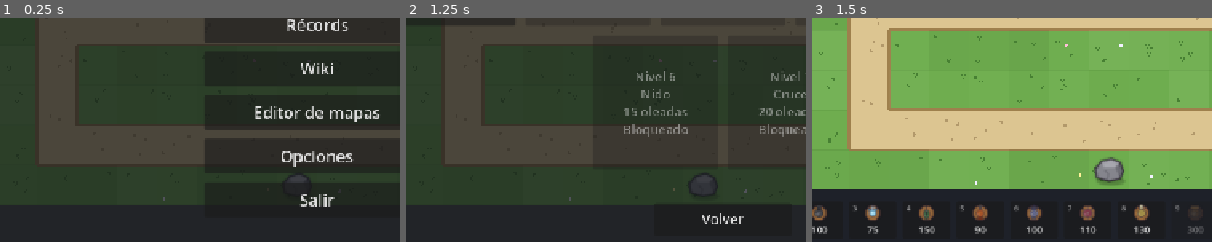
Above: before the commit, frames 1-3 (left to right).
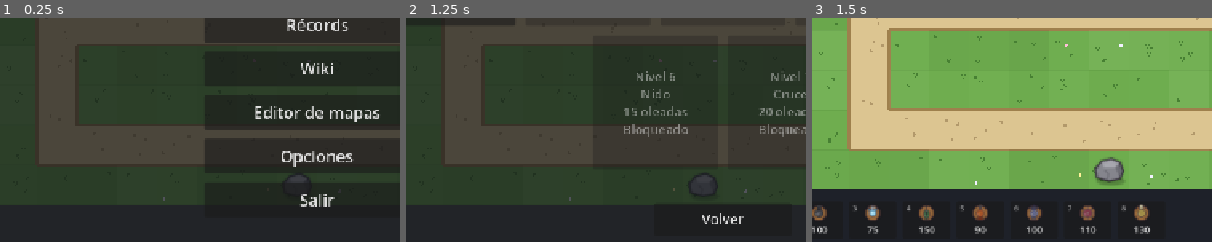
Above: after the commit, the same moments.

Repository: pasaporteN25/MonstersAndCanons
Game: Godot game, scene res://scenes/ui/main_menu.tscn
The game is run twice, just before and just after one commit, with the same random seed, the same clock (stepped at 60 frames per second) and the same inputs.
Inputs:
- Up to frame 1 (0.25 s): no input
- Up to frame 2 (1.25 s): click "Jugar" at 0.5 s
- Up to frame 3 (1.5 s): click "Nivel 1 Pradera 10 oleadas ¡J…" at 1.25 s
The pictures show only the part of the screen within x 10-60%, y 49-99%; the shares and areas given below are measured in that part.

Frames 1-2 are identical in both runs. In frame 3, 0.2% of the frame differs, in the area x 90-98%, y 83-97%.

Commit message:
T142: el Mortero es una torre reservada: solo los niveles con torres_extra la tienen (D-045)
Co-Authored-By: Claude Sonnet 5.5 <noreply@anthropic.com>

Diff:
--- a/data/towers/mortar.tres
+++ b/data/towers/mortar.tres
@@ -45,4 +45,5 @@
 turret_texture = ExtResource("7_turret")
 projectile_texture = ExtResource("6_proj")
 footprint = 2
+reserved = true
 levels = Array[ExtResource("1_lvl")]([SubResource("Resource_l1"), SubResource("Resource_l2"), SubResource("Resource_l3")])
--- a/scenes/game/game.gd
+++ b/scenes/game/game.gd
@@ -26,6 +26,8 @@
 @export var balance: BalanceConfig
 ## Torres disponibles, en el orden de los botones y de las teclas 1, 2, 3…
 @export var tower_types: Array[TowerData] = []
+## RF-300: las torres de la barra en ESTE nivel (las comunes y las reservadas que el nivel habilita).
+var available_towers: Array[TowerData] = []
 
 var level: Level
 ## RF-251: solo existe si el mapa es más grande que 20×9 (hay que achicar el mundo para que entre).
@@ -80,14 +82,15 @@
 	spawner.enemy_spawned.connect(_on_enemy_spawned)
 	spawner.wave_finished.connect(session.complete_wave)
 
-	build_controller.setup(level, session, balance, tower_types, tower_container)
+	available_towers = level_data.available_towers(tower_types)
+	build_controller.setup(level, session, balance, available_towers, tower_container)
 	build_controller.tower_built.connect(_on_tower_built)
 	build_controller.tower_upgraded.connect(_on_tower_upgraded)
 	build_controller.tower_sold.connect(_on_tower_sold)
 	build_controller.selection_changed.connect(hud.show_selected_tower)
 	build_controller.placed_selection_changed.connect(_refresh_tower_panel.unbind(1))
 
-	hud.setup_towers(tower_types)
+	hud.setup_towers(available_towers)
 	hud.setup_waves(level_data.waves)  # RF-133, RF-135: antes de bind()
 	hud.tower_button_pressed.connect(build_controller.select)
 	hud.start_wave_pressed.connect(start_next_wave)
--- a/scripts/data/level_data.gd
+++ b/scripts/data/level_data.gd
@@ -12,6 +12,8 @@
 ## % de vida extra por oleada en ESTE nivel (RF-36). 0 = usar el de BalanceConfig.
 ## Los niveles largos necesitan un aumento menor, o el final sería imposible (D-019).
 @export var health_scale_percent_per_wave: int = 0
+## RF-300: ids de las torres reservadas que este nivel habilita (`"torres_extra"` del archivo).
+@export var extra_towers: PackedStringArray = []
 ## M15 (spec §7.11, RF-260): el paisaje del mapa. `pradera` = el de siempre.
 @export var theme: StringName = MapThemes.DEFAULT
 ## M15 (RF-262): letras extra del mapa. Cada una: {"dibujo": nombre del catálogo, "construible": bool}.
@@ -27,3 +29,12 @@
 func health_scale_percent(balance: BalanceConfig) -> int:
 	return health_scale_percent_per_wave if health_scale_percent_per_wave > 0 \
 		else balance.health_scale_percent_per_wave
+
+
+## RF-300: las torres que se ven en la barra de este nivel: todas las comunes y las reservadas que el nivel habilita.
+func available_towers(all_towers: Array[TowerData]) -> Array[TowerData]:
+	var result: Array[TowerData] = []
+	for tower: TowerData in all_towers:
+		if not tower.reserved or extra_towers.has(String(tower.id)):
+			result.append(tower)
+	return result
--- a/scripts/data/tower_data.gd
+++ b/scripts/data/tower_data.gd
@@ -19,5 +19,8 @@
 @export var projectile_texture: Texture2D
 ## RF-290: lado de la torre en casillas. 1 = una casilla (todas las de hoy), 2 = cuadrado de 2×2 (el Mortero).
 @export_range(1, 3) var footprint: int = 1
+## RF-300: una torre **reservada** no está en la barra de todos los niveles: solo en los que la habilitan
+## con `"torres_extra"` en su archivo (por ahora, el Mortero).
+@export var reserved: bool = false
 ## Un elemento por nivel: índice 0 = nivel 1.
 @export var levels: Array[TowerLevelData] = []
--- a/scripts/logic/level_draft.gd
+++ b/scripts/logic/level_draft.gd
@@ -74,6 +74,9 @@
 		draft.data["tema"] = source["tema"]
 	if source.get("leyenda") is Dictionary:
 		draft.data["leyenda"] = (source["leyenda"] as Dictionary).duplicate(true)
+	# RF-300: las torres extra se conservan tal cual (el editor todavía no las edita).
+	if source.get("torres_extra") is Array:
+		draft.data["torres_extra"] = (source["torres_extra"] as Array).duplicate()
 	# El orden de las claves del texto lo fija to_text(), no este diccionario.
 	return draft
 
@@ -384,6 +387,8 @@
 		for letter: Variant in legend.keys():
 			entries.append("    %s: %s" % [JSON.stringify(str(letter)), JSON.stringify(legend[letter])])
 		lines.append("  \"leyenda\": {\n" + ",\n".join(entries) + "\n  },")
+	if data.has("torres_extra"):
+		lines.append("  \"torres_extra\": %s," % JSON.stringify(data["torres_extra"]))
 	lines.append("  \"mapa\": [")
 	var map_rows: PackedStringArray = rows()
 	for y: int in map_rows.size():
--- a/scripts/logic/level_file.gd
+++ b/scripts/logic/level_file.gd
@@ -8,9 +8,10 @@
 const VERSION: int = 1
 const LEVELS_DIR: String = "res://data/levels/"
 const ENEMIES_DIR: String = "res://data/enemies/"
+const TOWERS_DIR: String = "res://data/towers/"
 const CAMPAIGN_PATH: String = "res://data/campaign.json"
 
-const LEVEL_KEYS: PackedStringArray = ["version", "nombre", "oro", "vidas", "aumento_vida", "tema", "leyenda", "mapa", "oleadas"]
+const LEVEL_KEYS: PackedStringArray = ["version", "nombre", "oro", "vidas", "aumento_vida", "tema", "leyenda", "torres_extra", "mapa", "oleadas"]
 const LEGEND_KEYS: PackedStringArray = ["dibujo", "construible"]
 const GROUP_KEYS: PackedStringArray = ["enemigo", "cantidad", "cada", "desde", "entrada"]
 const CAMPAIGN_KEYS: PackedStringArray = ["version", "niveles"]
@@ -63,6 +64,7 @@
 
 	level.theme = _read_theme(data, errors)
 	level.legend = _read_legend(data, errors)
+	level.extra_towers = _read_extra_towers(data, errors)
 
 	var grid: MapGrid = null
 	if not data.has("mapa"):
@@ -203,6 +205,37 @@
 	return load(path) as EnemyData
 
 
+# --- Torres extra (RF-300) ---
+
+## Los ids de las torres que existen (los archivos de `data/towers/`).
+static func tower_ids() -> PackedStringArray:
+	var found: Dictionary = {}
+	for file: String in DirAccess.get_files_at(TOWERS_DIR):
+		var clean: String = file.trim_suffix(".remap")
+		if clean.ends_with(".tres") or clean.ends_with(".res"):
+			found[clean.get_basename()] = true
+	var ids := PackedStringArray(found.keys())
+	ids.sort()
+	return ids
+
+
+## `"torres_extra"`: lista de ids de torres reservadas que el nivel habilita. Un id que no existe es un error.
+static func _read_extra_towers(data: Dictionary, errors: PackedStringArray) -> PackedStringArray:
+	var result: PackedStringArray = []
+	if not data.has("torres_extra"):
+		return result
+	if not _is_list_of_text(data["torres_extra"]):
+		errors.append("torres_extra: tiene que ser una lista de nombres de torre entre comillas, como [\"mortar\"].")
+		return result
+	var known: PackedStringArray = tower_ids()
+	for id: String in data["torres_extra"]:
+		if not known.has(id):
+			errors.append("torres_extra: la torre \"%s\" no existe. Las que hay: %s." % [id, ", ".join(known)])
+		elif not result.has(id):
+			result.append(id)
+	return result
+
+
 # --- Tema y leyenda (RF-260, RF-262, RF-265) ---
 
 ## El tema del nivel. Sin el campo, `pradera` (el de siempre).
--- a/tests/test_mortar.gd
+++ b/tests/test_mortar.gd
@@ -1,4 +1,4 @@
-# Tests del Mortero, la primera torre de 2×2 (T140, spec RF-296 a RF-299).
+# Tests del Mortero, la primera torre de 2×2 (T140 y T142, spec RF-296 a RF-300).
 extends GutTest
 
 const GAME_SCENE: PackedScene = preload("res://scenes/game/game.tscn")
@@ -7,9 +7,18 @@
 var mortar: TowerData
 
 
+## Una partida del nivel 1 que habilita el Mortero (RF-300), como lo hará el nivel 10.
+func _game_with_mortar() -> Game:
+	var g: Game = GAME_SCENE.instantiate()
+	var level: LevelData = GameFlow.level(0).duplicate()
+	level.extra_towers = PackedStringArray(["mortar"])
+	g.level_data = level
+	add_child_autofree(g)
+	return g
+
+
 func before_each() -> void:
-	game = GAME_SCENE.instantiate()
-	add_child_autofree(game)
+	game = _game_with_mortar()
 	mortar = load("res://data/towers/mortar.tres")
 	game.session.earn(2000)
 
@@ -131,3 +140,58 @@
 	assert_string_contains(text, "2×2 casillas")
 	var basic_text: String = JSON.stringify(Wiki.tower_entry(game.tower_types[0]).blocks)
 	assert_false(basic_text.contains("Tamaño"), "las de una casilla no lo dicen")
+
+
+# --- Torre reservada: solo en los niveles que la habilitan (RF-300) ---
+
+func test_a_normal_level_does_not_offer_the_mortar() -> void:
+	var plain: Game = GAME_SCENE.instantiate()
+	add_child_autofree(plain)
+	assert_eq(plain.available_towers.size(), 8, "las ocho de siempre")
+	assert_false(plain.available_towers.has(mortar))
+	assert_eq(plain.hud._tower_buttons.size(), 8, "la barra no la muestra")
+	assert_true(mortar.reserved)
+	assert_eq(plain.tower_types.size(), 9, "existe en el juego, pero no se ofrece")
+
+
+func test_a_level_that_lists_it_offers_it() -> void:
+	assert_eq(game.available_towers.size(), 9)
+	assert_eq(game.available_towers[8], mortar)
+	assert_eq(game.hud._tower_buttons.size(), 9)
+
+
+func _level_text(extra: Variant) -> String:
+	var data: Dictionary = JSON.parse_string(FileAccess.get_file_as_string("res://data/levels/level_01.json"))
+	if extra != null:
+		data["torres_extra"] = extra
+	return JSON.stringify(data)
+
+
+func test_the_level_file_reads_torres_extra() -> void:
+	var result: Dictionary = LevelFile.parse(_level_text(["mortar"]), &"prueba")
+	assert_eq(result["errors"].size(), 0, "sin errores")
+	assert_eq((result["level"] as LevelData).extra_towers, PackedStringArray(["mortar"]))
+	assert_eq((LevelFile.parse(_level_text(null), &"prueba")["level"] as LevelData).extra_towers.size(), 0, "sin la clave: ninguna")
+
+
+func test_torres_extra_with_a_wrong_name_or_shape_is_an_error() -> void:
+	var unknown: Dictionary = LevelFile.parse(_level_text(["bazooka"]), &"prueba")
+	assert_eq(unknown["errors"].size(), 1)
+	assert_string_contains(unknown["errors"][0], "bazooka")
+	assert_string_contains(unknown["errors"][0], "mortar", "lista las que hay")
+	var not_a_list: Dictionary = LevelFile.parse(_level_text("mortar"), &"prueba")
+	assert_eq(not_a_list["errors"].size(), 1)
+	assert_string_contains(not_a_list["errors"][0], "torres_extra")
+
+
+func test_a_repeated_name_counts_once() -> void:
+	var result: Dictionary = LevelFile.parse(_level_text(["mortar", "mortar"]), &"prueba")
+	assert_eq((result["level"] as LevelData).extra_towers.size(), 1)
+
+
+func test_the_editor_keeps_torres_extra() -> void:
+	var draft: LevelDraft = LevelDraft.from_text(_level_text(["mortar"]), "prueba")
+	var saved: String = draft.to_text()
+	assert_string_contains(saved, "\"torres_extra\": [\"mortar\"]")
+	assert_eq(LevelDraft.from_text(saved, "x").to_text(), saved, "guardar dos veces da el mismo texto")
+	assert_false(LevelDraft.from_text(_level_text(null), "x").to_text().contains("torres_extra"), "sin la clave, no la escribe")
--- a/tests/test_sprites.gd
+++ b/tests/test_sprites.gd
@@ -44,7 +44,7 @@
 
 func test_tower_buttons_show_the_tower() -> void:
 	var buttons: Array[Button] = game.hud._tower_buttons
-	for i: int in game.tower_types.size():
+	for i: int in game.available_towers.size():
 		var icon: Texture2D = buttons[i].icon
 		assert_true(icon is ImageTexture, "RF-155: ícono armado con base + torreta")
 		assert_eq(icon.get_size(), SPRITE_SIZE)
--- a/tests/test_tower_bar.gd
+++ b/tests/test_tower_bar.gd
@@ -9,6 +9,9 @@
 ## Una partida con `count` torres (repite las que haya si hacen falta más).
 func _game_with_towers(count: int) -> Game:
 	var g: Game = GAME_SCENE.instantiate()
+	var level: LevelData = GameFlow.level(0).duplicate()
+	level.extra_towers = PackedStringArray(["mortar"])  # RF-300
+	g.level_data = level
 	var base: Array[TowerData] = g.tower_types.duplicate()
 	var towers: Array[TowerData] = []
 	for i: int in count:
--- a/tools/balance_sim.gd
+++ b/tools/balance_sim.gd
@@ -72,6 +72,8 @@
 			quit(1)
 			return
 		game.level_data = _keep(result["level"])
+	if strategy == "heavy":
+		game.level_data.extra_towers = PackedStringArray(["mortar"])  # RF-300: los niveles comunes no lo traen
 	if starting_gold_override >= 0:
 		game.level_data.starting_gold = starting_gold_override
 	if level_scale_override >= 0:
--- a/tools/ejemplos/mapa_torres_apagadas.json
+++ b/tools/ejemplos/mapa_torres_apagadas.json
@@ -5,6 +5,7 @@
   "vidas": 20,
   "aumento_vida": 20,
   "tema": "ruinas",
+  "torres_extra": ["mortar"],
   "mapa": [
     "....................",
     "A##################.",
Not shown, changed: CHANGELOG.md
Not shown, changed: CONTENIDO.md
Not shown, changed: ONBOARDING.md
Not shown, changed: specs/01-spec.md
Not shown, changed: specs/02-plan-tecnico.md
Not shown, changed: specs/03-tareas.md
Not shown, changed: specs/04-decisiones.md
